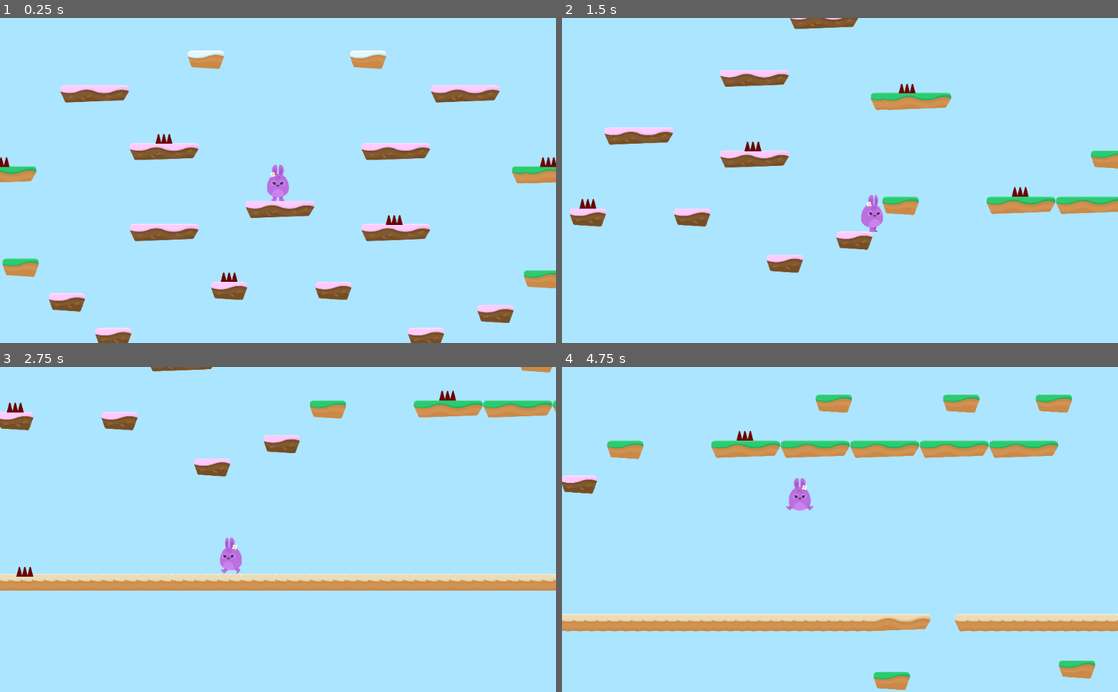
Above: before the commit, frames 1-4 (two rows, left to right).
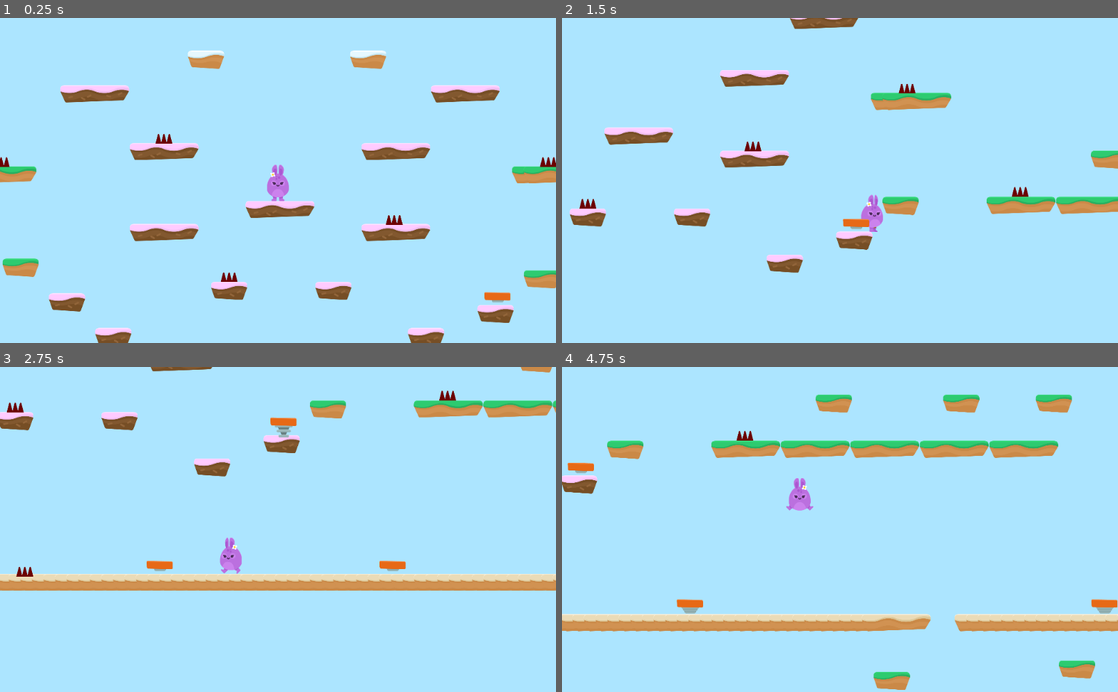
Above: after the commit, the same moments.

Repository: alexandrepeluchi/godot-udemy
Game: Godot game, scene res://Levels/Level1.tscn
The game is run twice, just before and just after one commit, with the same random seed, the same clock (stepped at 60 frames per second) and the same inputs.
Inputs:
- Up to frame 1 (0.25 s): no input
- Up to frame 2 (1.5 s): hold D (right) from 0.53 s (still down); tap W (jump) at 0.77 s
- Up to frame 3 (2.75 s): tap W (jump) at 1.52 s; release D (right) at 2.03 s; hold A (left) from 2.03 s (still down)
- Up to frame 4 (4.75 s): release A (left) at 2.78 s; hold D (right) 2.78-4.28 s; tap W (jump) at 3.02, 3.77, 4.52 s; hold A (left) from 4.28 s (still down)

The runs differ from the first frame. In frame 1, 0.1% of the frame differs, in the area x 87-92%, y 84-88%; in frame 2, 0.1%; in frame 3, 0.5%; in frame 4, 0.5%, in the area x 1-100%, y 29-76%.

Commit message:
Melhoria no mapa

Diff:
--- a/Hoppy Days/Items/JumpPad.tscn
+++ b/Hoppy Days/Items/JumpPad.tscn
@@ -38,10 +38,12 @@
 }
 
 [node name="JumpPad" type="Area2D"]
+collision_layer = 8
 script = ExtResource( 3 )
 
 [node name="AnimatedSprite" type="AnimatedSprite" parent="."]
 frames = SubResource( 1 )
+frame = 1
 playing = true
 
 [node name="CollisionShape2D" type="CollisionShape2D" parent="."]
--- a/Hoppy Days/Levels/Level1.tscn
+++ b/Hoppy Days/Levels/Level1.tscn
@@ -1,9 +1,10 @@
-[gd_scene load_steps=5 format=2]
+[gd_scene load_steps=6 format=2]
 
 [ext_resource path="res://Player/Player.tscn" type="PackedScene" id=1]
 [ext_resource path="res://Levels/Tileset.tres" type="TileSet" id=2]
 [ext_resource path="res://Hazards/SpikeTop.tscn" type="PackedScene" id=3]
 [ext_resource path="res://SFX/Chiptune_Adventures_1.ogg" type="AudioStream" id=4]
+[ext_resource path="res://Items/JumpPad.tscn" type="PackedScene" id=5]
 
 [node name="Level1" type="Node2D"]
 
@@ -44,3 +45,26 @@
 stream = ExtResource( 4 )
 volume_db = -5.0
 autoplay = true
+
+[node name="JumpPads" type="Node" parent="."]
+
+[node name="JumpPad" parent="JumpPads" instance=ExtResource( 5 )]
+position = Vector2( 1710.72, 917.523 )
+
+[node name="JumpPad2" parent="JumpPads" instance=ExtResource( 5 )]
+position = Vector2( 2313.5, 1684.34 )
+
+[node name="JumpPad3" parent="JumpPads" instance=ExtResource( 5 )]
+position = Vector2( 1026.71, 1684.34 )
+
+[node name="JumpPad4" parent="JumpPads" instance=ExtResource( 5 )]
+position = Vector2( 4604.08, 1684.34 )
+
+[node name="JumpPad5" parent="JumpPads" instance=ExtResource( 5 )]
+position = Vector2( 7388.56, 1684.34 )
+
+[node name="JumpPad6" parent="JumpPads" instance=ExtResource( 5 )]
+position = Vector2( 4839.02, 149.279 )
+
+[node name="JumpPad7" parent="JumpPads" instance=ExtResource( 5 )]
+position = Vector2( 546.171, -814.475 )
--- a/Hoppy Days/project.godot
+++ b/Hoppy Days/project.godot
@@ -43,6 +43,7 @@
 2d_physics/layer_1="Player"
 2d_physics/layer_2="Terrain"
 2d_physics/layer_3="Hazards"
+2d_physics/layer_4="Items"
 
 [rendering]
 
